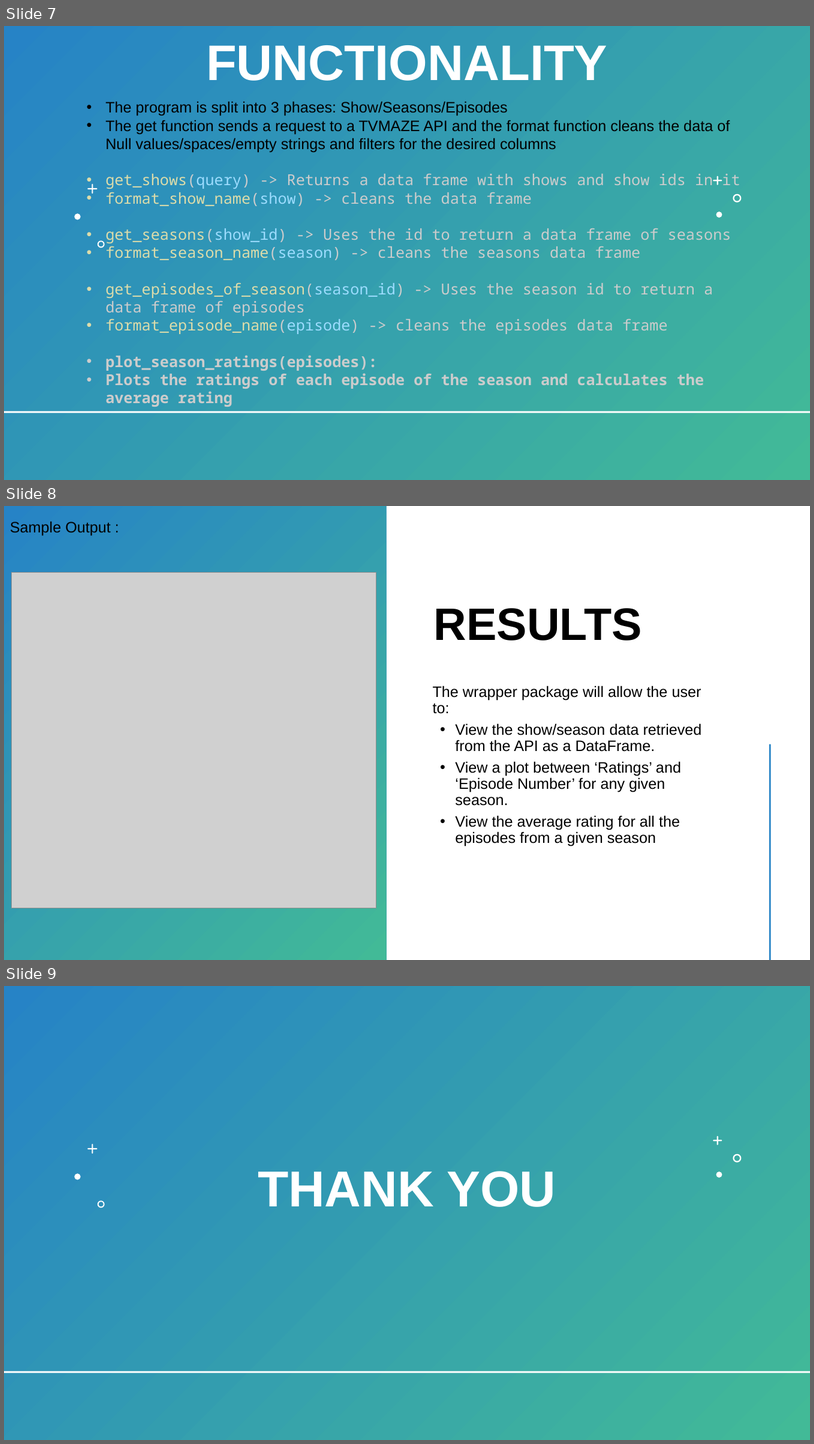
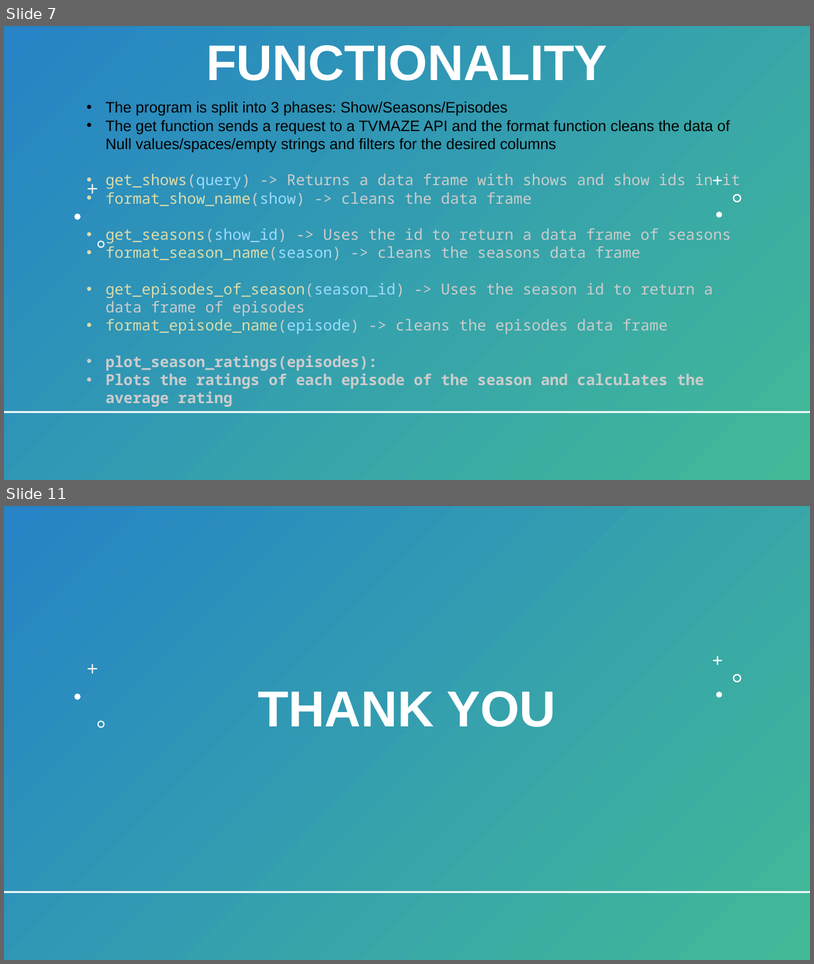
Before and after one commit to BaldeepDhada/API-Shows, a slide deck: 534-Slides.pptx. Shown one above the other, each under a label of ours: slides 7, 8 and 9 before the commit, slides 7 and 11 after it; the slides between them are not shown. The pictures are 814x1444 and 814x964 pixels, drawn with LibreOffice and Linux fonts; fonts in the diff are those of the drawing; grey boxes stand for pictures. Boxes give left, top, right and bottom in pixels: in the first picture for what was removed or moved away, otherwise in the second. Text is boxed around its words. In the diff, an @@ line names an element or a change of style, - is before the commit and + after.

```diff
--- a/534-Slides.pptx
+++ b/534-Slides.pptx
@@ slide 8 removed at box(4, 506, 810, 960), background #FFFFFF; not listed: 1 template element that a slide beside it also shows @@
@@ rectangle removed at box(4, 506, 386, 960) @@
@@ text removed at box(10, 521, 111, 536) @@
-Sample Output :
@@ picture removed at box(11, 573, 377, 908) @@
@@ title removed at box(434, 608, 642, 640) @@
-RESULTS
@@ text removed at box(433, 685, 702, 846) @@
-The wrapper package will allow the user to:
-• View the show/season data retrieved from the API as a DataFrame.
-• View a plot between ‘Ratings’ and ‘Episode Number’ for any given season.
-• View the average rating for all the episodes from a given season
@@ line removed from (770, 745) to (770, 959) @@
@@ what was slide 9 is now slide 11 @@
```
Also in this commit, not shown: 1 slide changed, 3 slides added, 2 other files.
